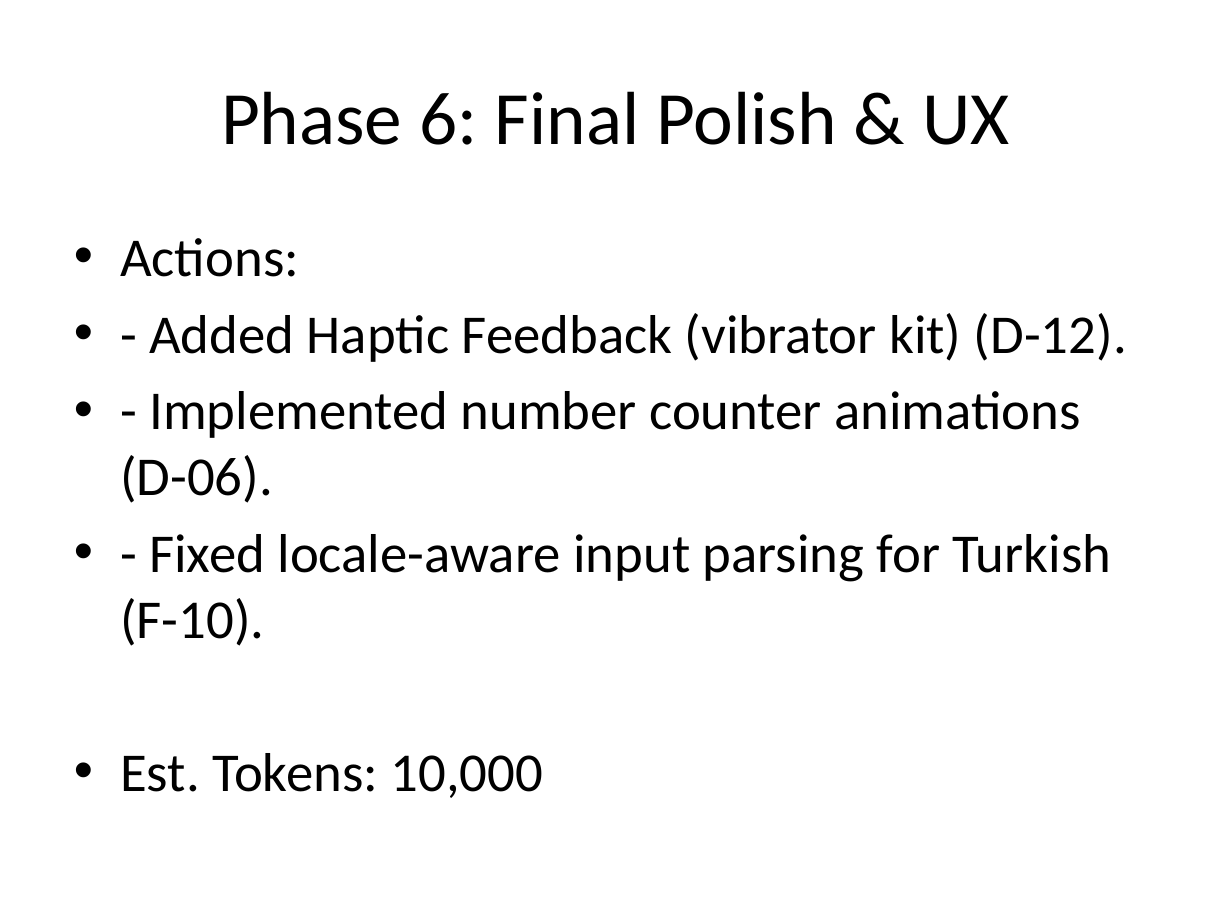
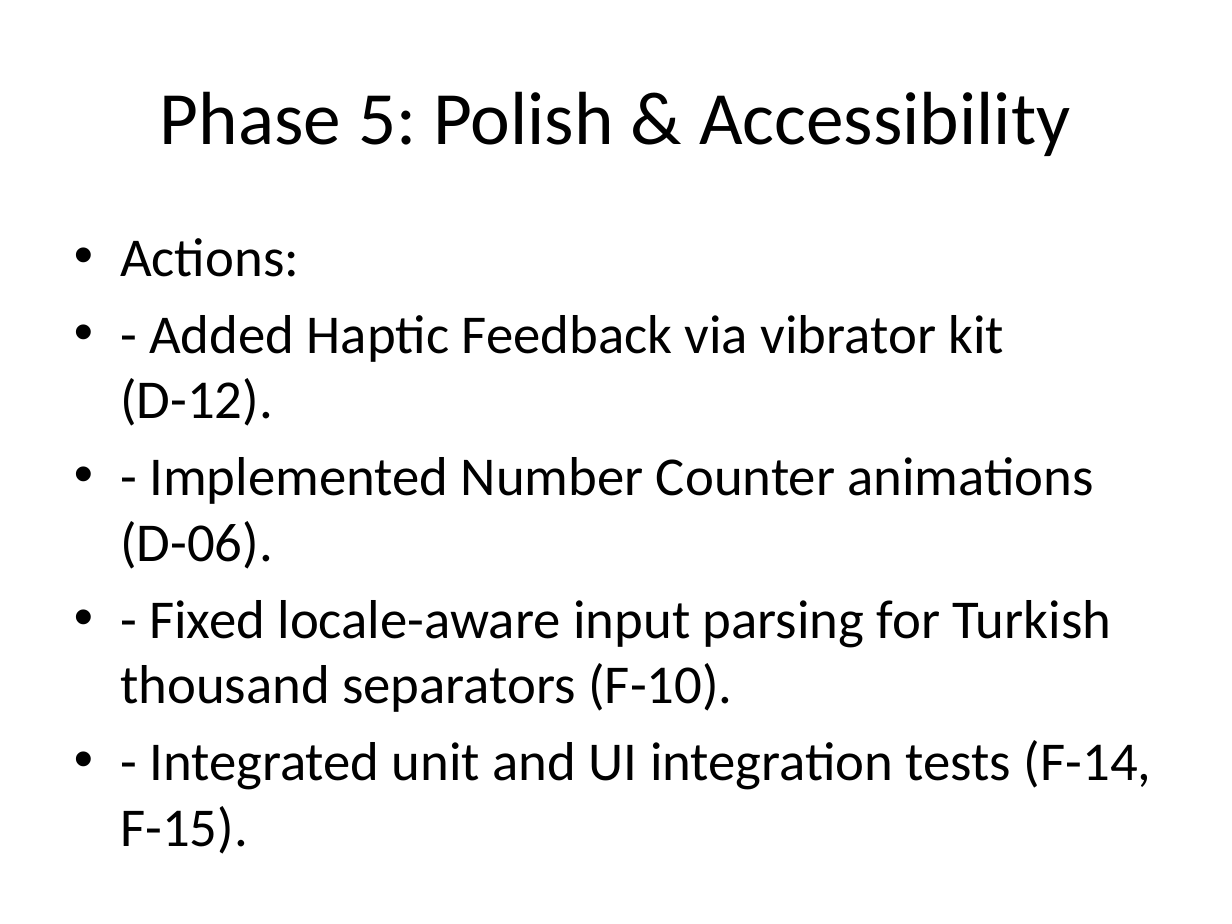
Before and after one commit to bunyamineymen/quick-bill-split, a slide deck: slide 7 of Project_Summary.pptx (slide 8 before the commit). Drawn at 1232x924 pixels with LibreOffice and Linux fonts; fonts in the diff are those of the drawing. Boxes give left, top, right and bottom in pixels: in the first picture for what was removed or moved away, otherwise in the second. Text is boxed around its words. In the diff, an @@ line names an element or a change of style, - is before the commit and + after.

```diff
--- a/Project_Summary.pptx
+++ b/Project_Summary.pptx
@@ title at [160, 91, 1070, 156]: text changed @@
-Phase 6: Final Polish & UX
+Phase 5: Polish & Accessibility
@@ text at [120, 315, 1152, 854]: text changed @@
-• - Added Haptic Feedback (vibrator kit) (D-12).
-• - Implemented number counter animations (D-06).
-• - Fixed locale-aware input parsing for Turkish (F-10).
-• Est. Tokens: 10,000
+• - Added Haptic Feedback via vibrator kit (D-12).
+• - Implemented Number Counter animations (D-06).
+• - Fixed locale-aware input parsing for Turkish thousand separators (F-10).
+• - Integrated unit and UI integration tests (F-14, F-15).
```
Also in this commit, not shown: 6 other slides changed, 1 slide added, 1 slide removed.
